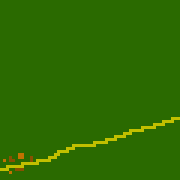
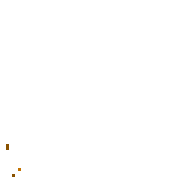
Layer changes from the first 180 × 180 image to the second:
painted on "Layer 3" over [3, 144, 33, 177]
hid "Layer 1", painted on it over [0, 0, 180, 180]
